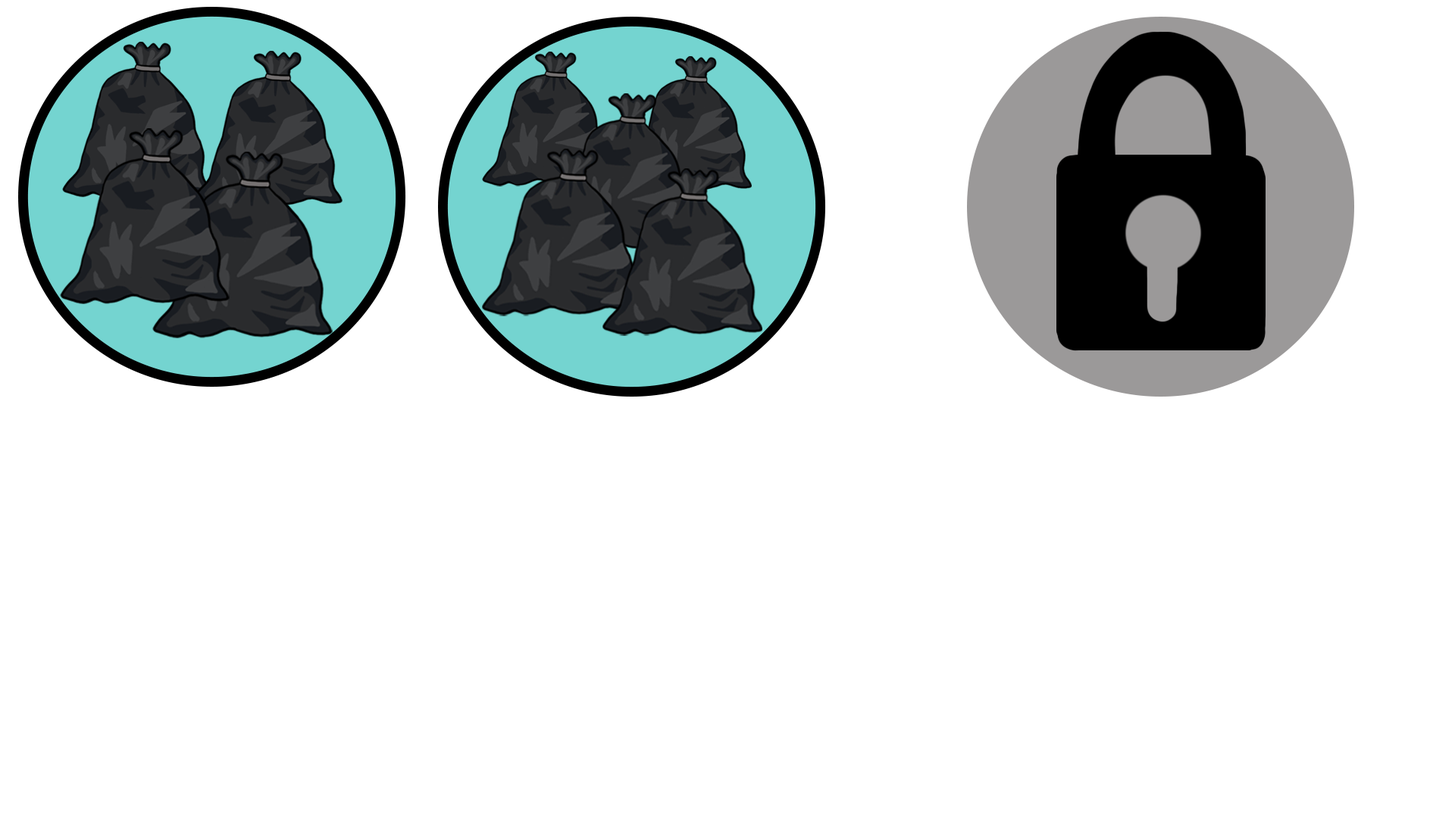
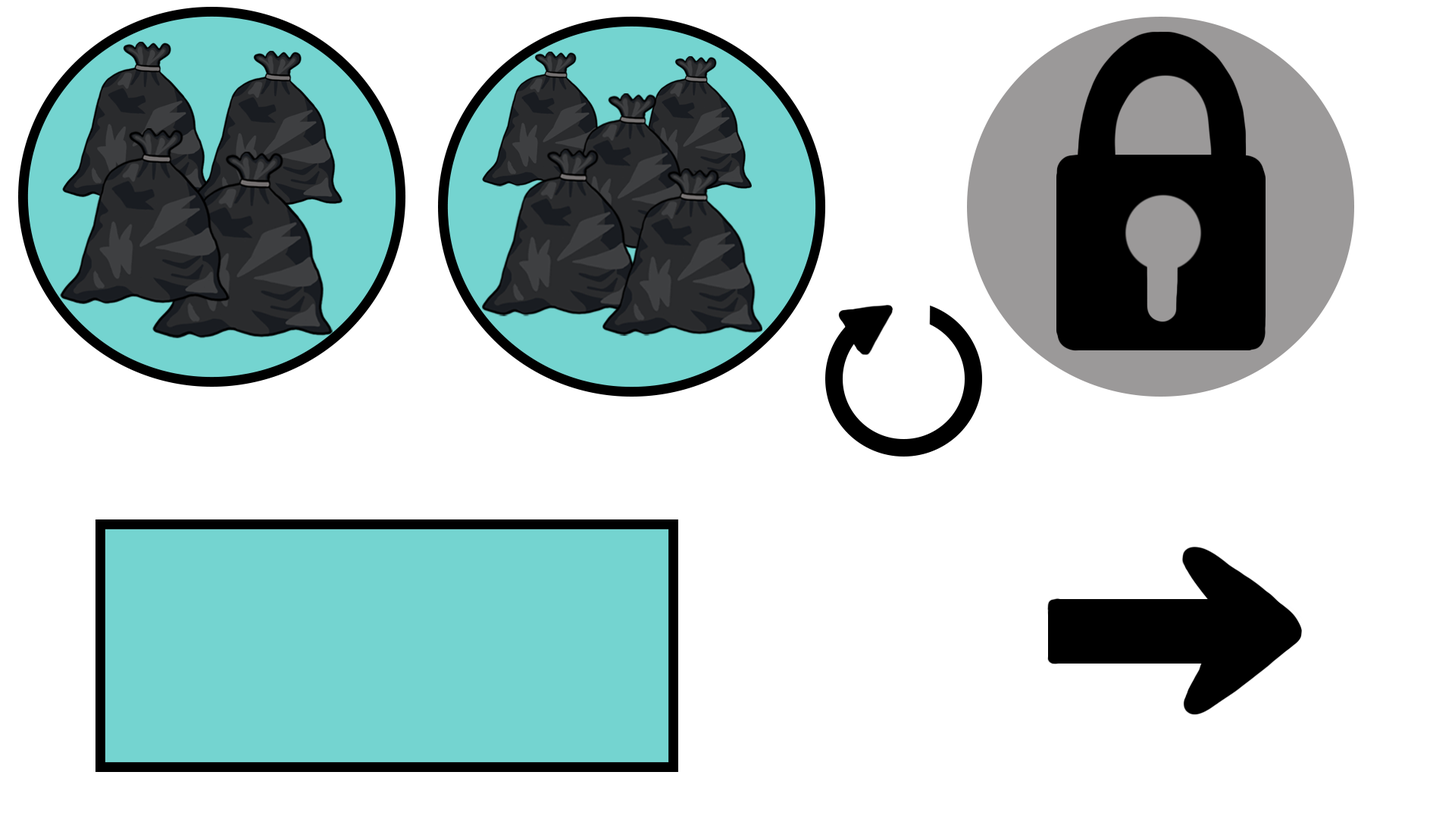
Layer changes from the first 1455×819 image to the second:
added layer "next" above "restart" over box(1047, 545, 1303, 715)
added layer "restart" above "bar" over box(825, 304, 983, 457)
added layer "bar" above "level lock" over box(95, 519, 679, 772)
hid "Background" over box(95, 304, 1303, 772)
